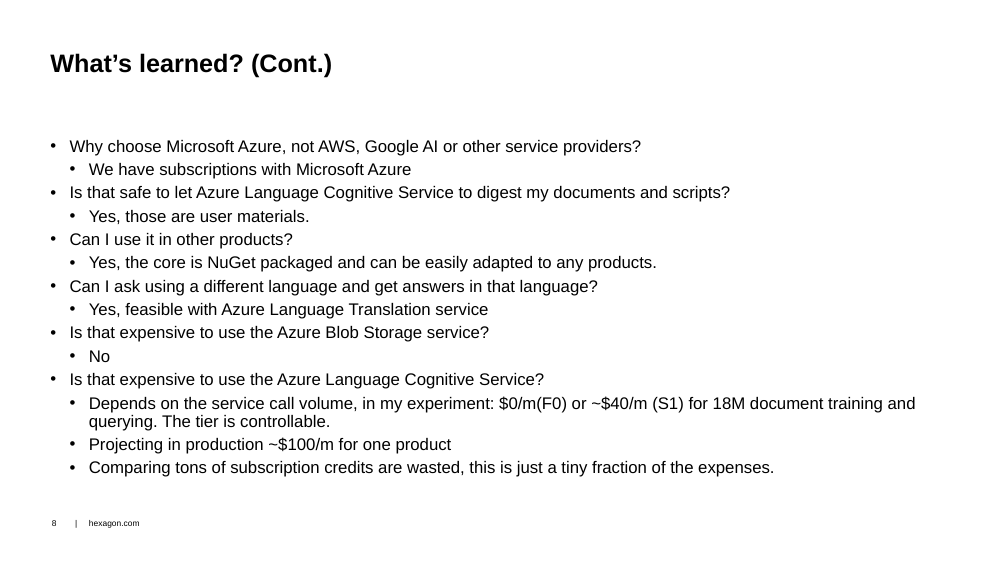
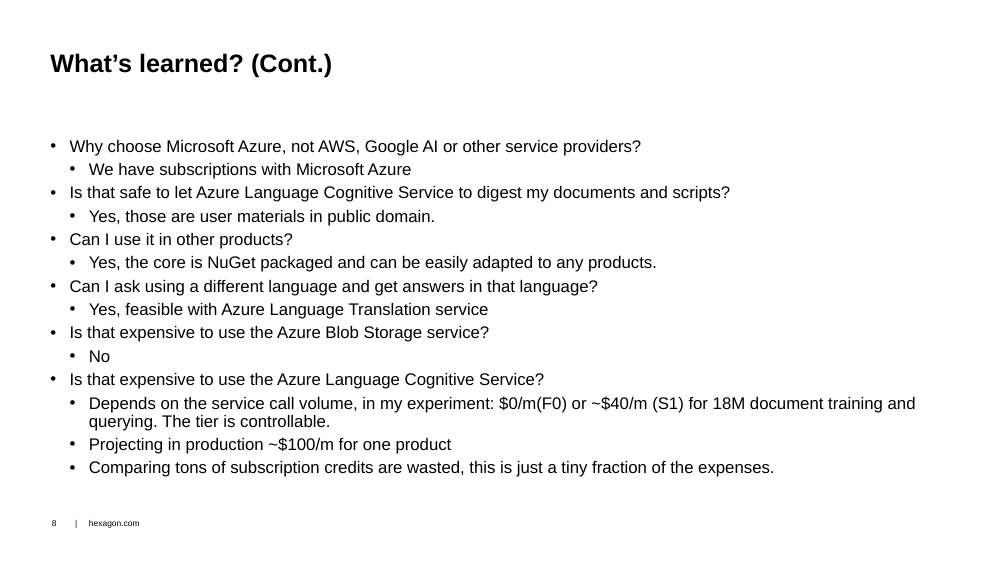
Before and after one commit to dongzgh/protos-vmccopilot, a slide deck: slide 8 of docs/VMC Hackathon 2024 - VMC.Chatbot - Demo.pptx. Drawn at 1008x567 pixels with LibreOffice and Linux fonts; fonts in the diff are those of the drawing; background and template pictures are left out. Boxes give left, top, right and bottom in pixels: in the first picture for what was removed or moved away, otherwise in the second. Text is boxed around its words. In the diff, an @@ line names an element or a change of style, - is before the commit and + after.

```diff
--- a/docs/VMC Hackathon 2024 - VMC.Chatbot - Demo.pptx
+++ b/docs/VMC Hackathon 2024 - VMC.Chatbot - Demo.pptx
@@ text at [89, 210, 436, 226]: text changed @@
-  • Yes, those are user materials.
+  • Yes, those are user materials in public domain.
```
Also in this commit, not shown: 3 other slides changed, 1 slide added.
